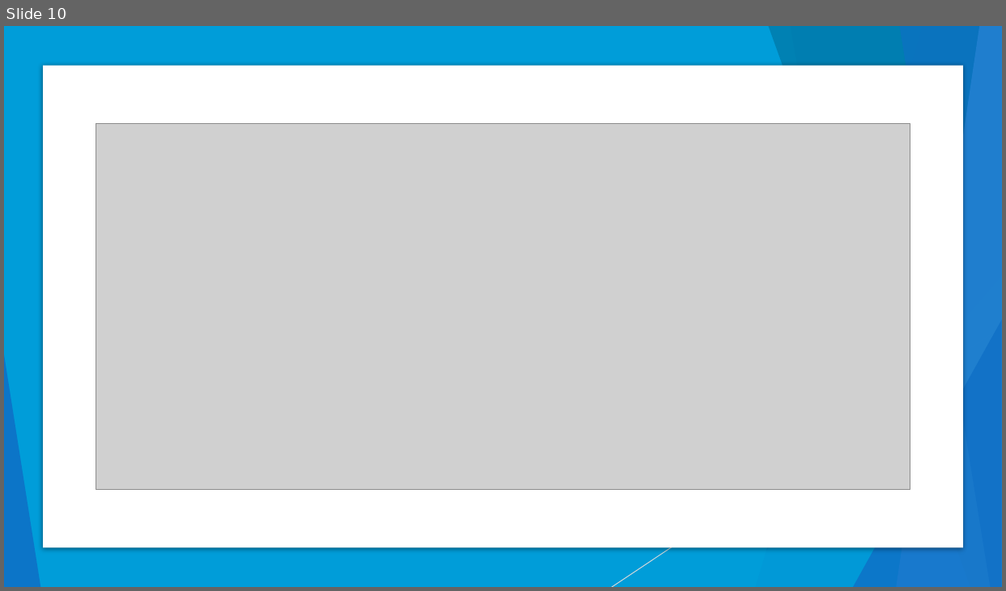
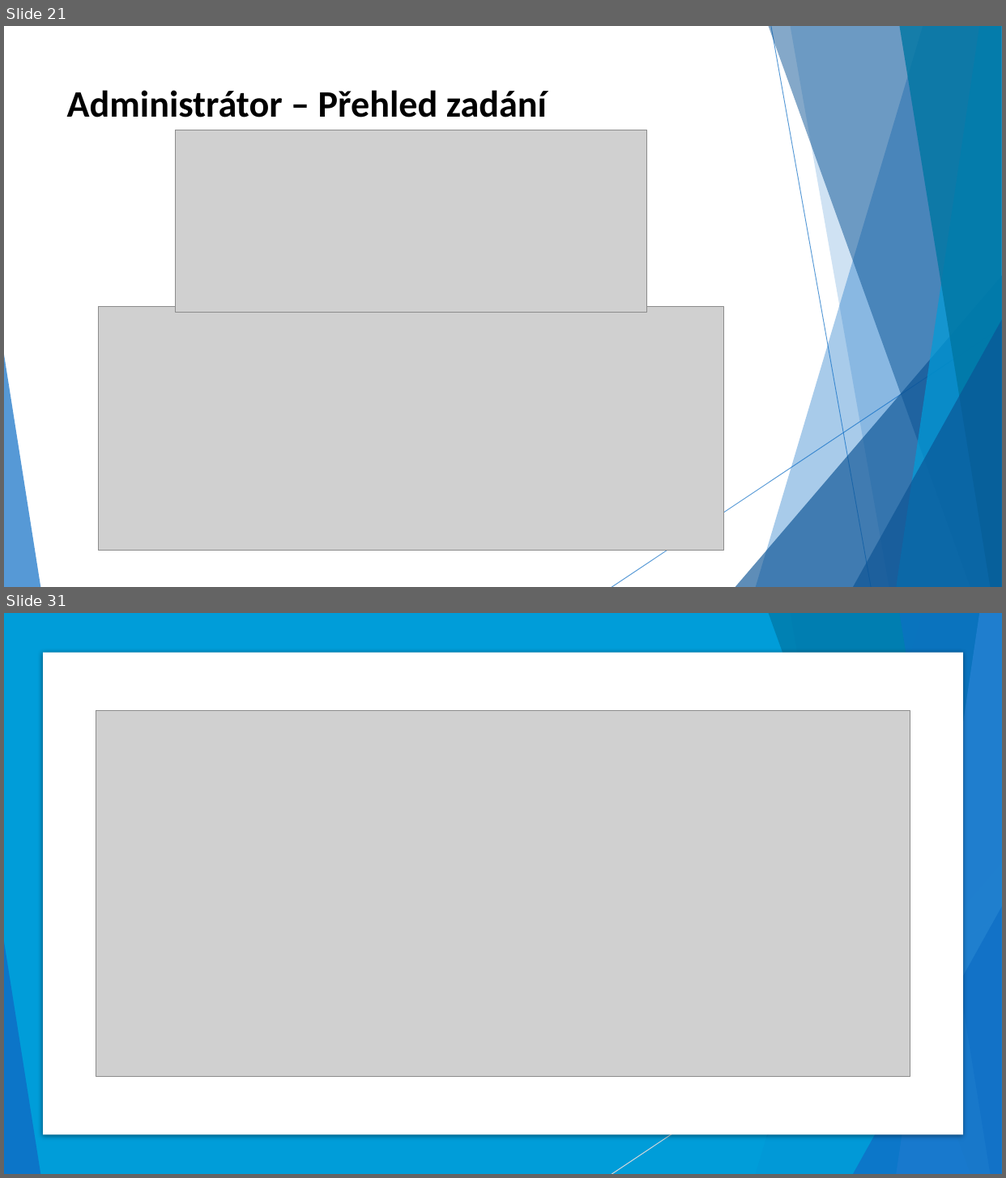
Before and after one commit to Kropi11/Maturitni-zkouska, a slide deck: Dlouhodoba maturitni prace/DMP-prezentace.pptx. Shown one above the other, each under a label of ours: slide 10 before the commit, slides 21 and 31 after it; the slides between them are not shown. The pictures are 1006x591 and 1006x1178 pixels, drawn with LibreOffice and Linux fonts; fonts in the diff are those of the drawing; grey boxes stand for pictures. Boxes give left, top, right and bottom in pixels: in the first picture for what was removed or moved away, otherwise in the second. Text is boxed around its words. In the diff, an @@ line names an element or a change of style, - is before the commit and + after.

```diff
--- a/Dlouhodoba maturitni prace/DMP-prezentace.pptx
+++ b/Dlouhodoba maturitni prace/DMP-prezentace.pptx
@@ slide 21 added at box(4, 26, 1002, 587), background #FFFFFF; not listed: 10 template elements that a slide beside it also shows @@
@@ title added at box(67, 90, 547, 118), 36 pt, text #000000, bold @@
+Administrátor – Přehled zadání
@@ picture added at box(176, 130, 647, 313) @@
@@ picture added at box(98, 307, 724, 550) @@
@@ what was slide 10 is now slide 31 @@
```
Also in this commit, not shown: 27 other slides added, 4 slides removed.
